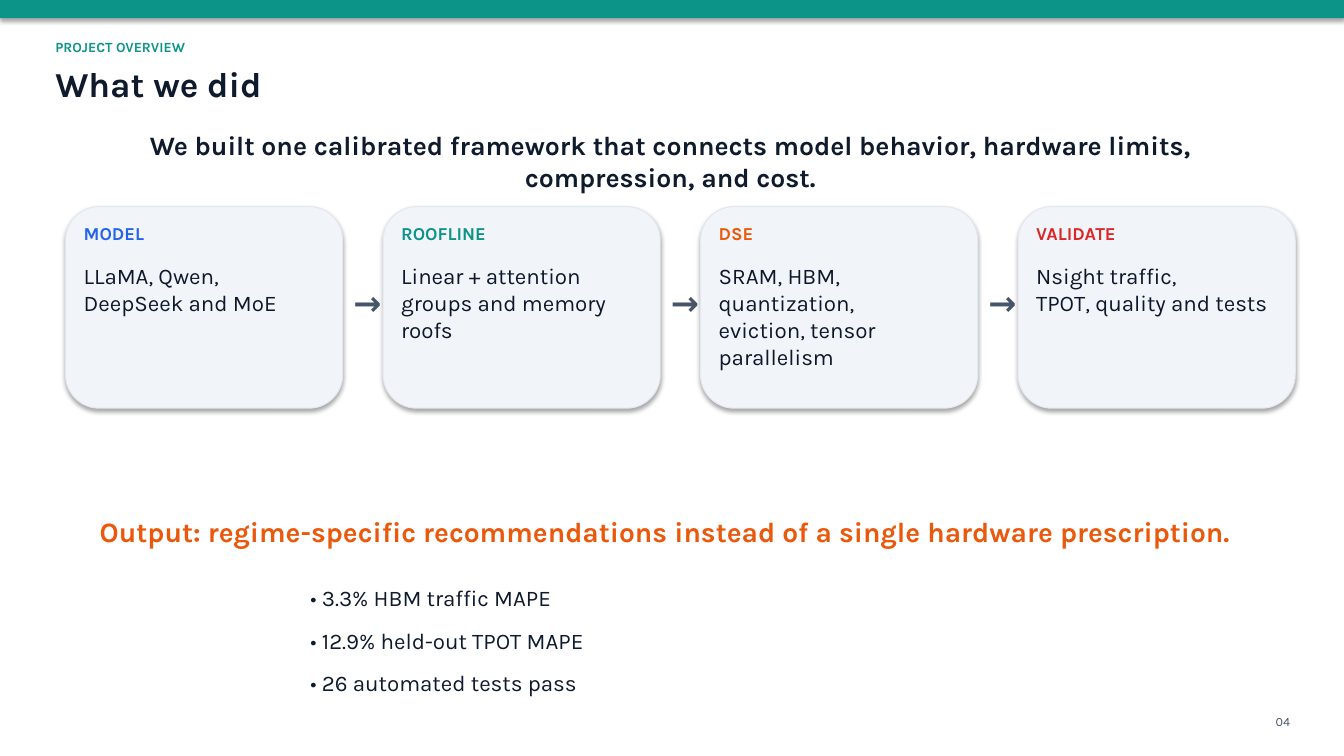
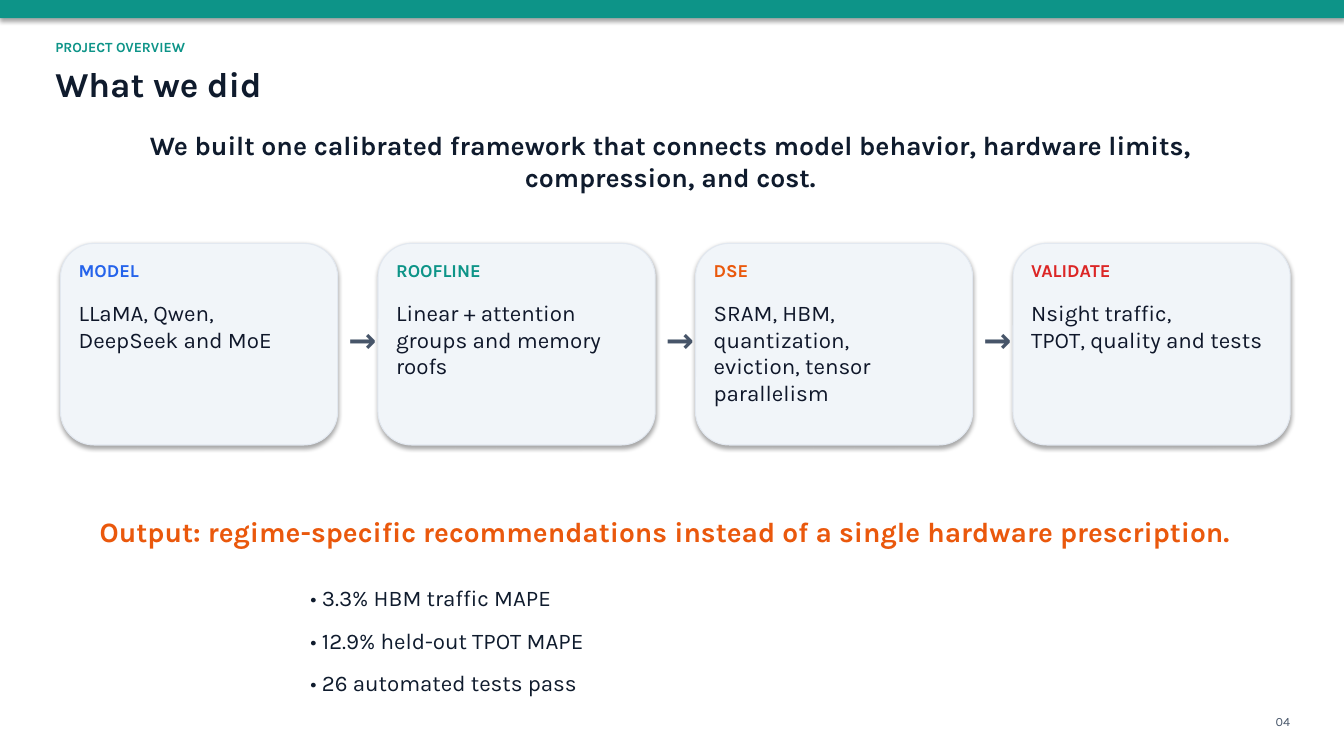
Before and after one commit to HARSH070105/KV-Roofline, a slide deck: slide 4 of docs/KV_Roofline_10_Slide_Deck.pptx. Drawn at 1344x756 pixels with LibreOffice and Linux fonts; fonts in the diff are those of the drawing. Boxes give left, top, right and bottom in pixels: in the first picture for what was removed or moved away, otherwise in the second. Text is boxed around its words. In the diff, an @@ line names an element or a change of style, - is before the commit and + after.

```diff
--- a/docs/KV_Roofline_10_Slide_Deck.pptx
+++ b/docs/KV_Roofline_10_Slide_Deck.pptx
@@ 8 texts, 4 rounded rectangles: place and size @@
-8 texts, 4 rounded rectangles at box(66, 207, 1296, 408)
+8 texts, 4 rounded rectangles at box(60, 244, 1291, 446)
@@ 3 texts: place and size @@
-3 texts at box(350, 282, 1020, 318)
+3 texts at box(345, 320, 1015, 355)
```
Also in this commit, not shown: 2 other slides changed, 3 other files.
